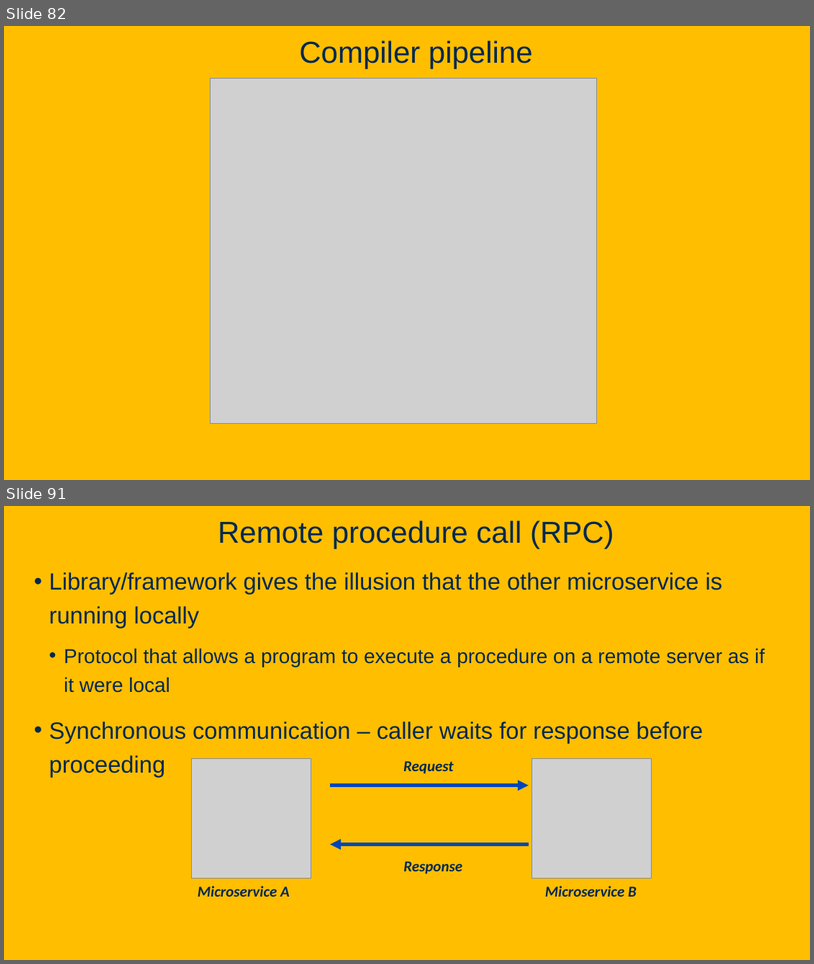
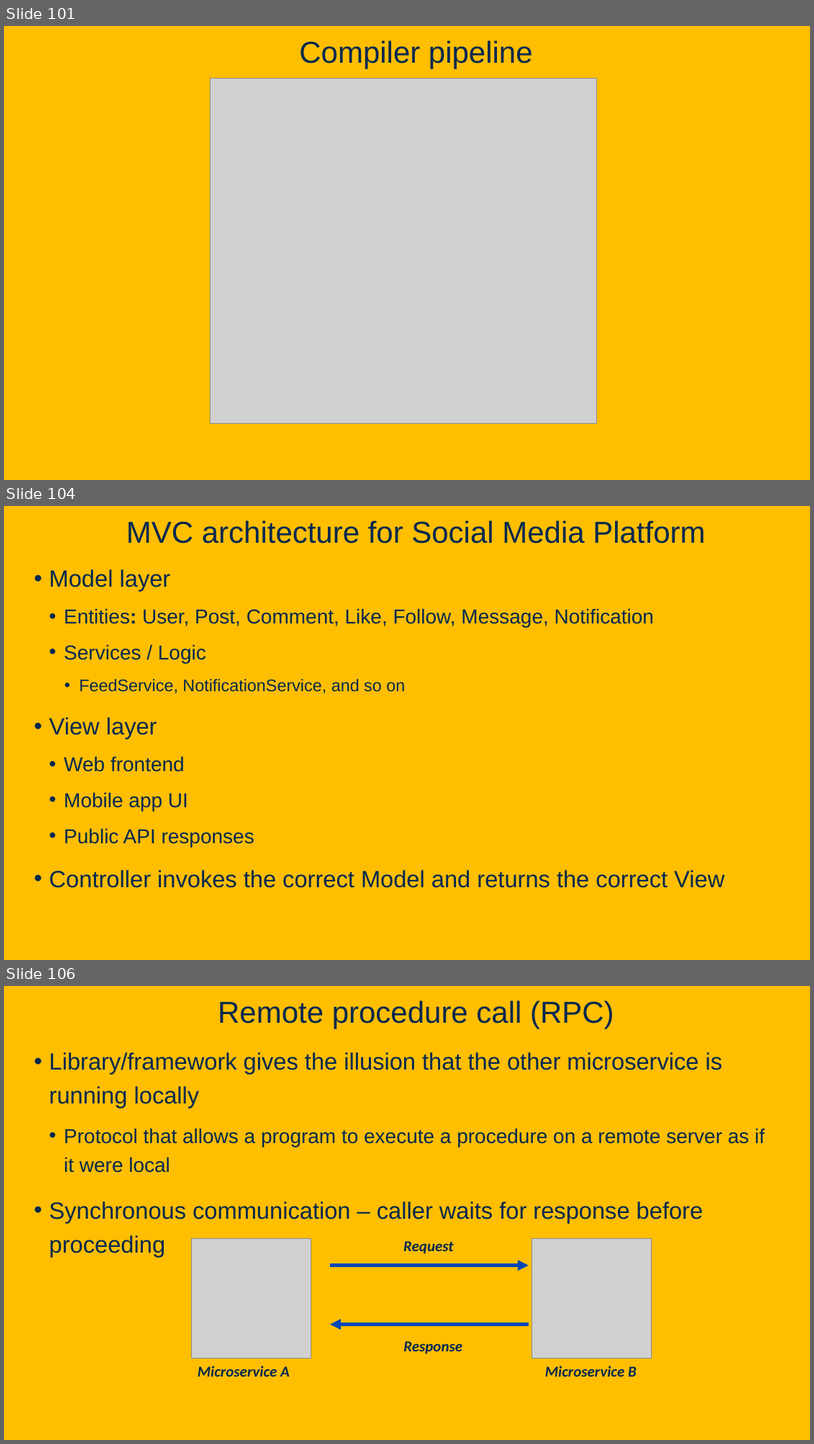
Before and after one commit to davsec-teaching/ecs160-f25, a slide deck: slides/6_software_architecture.pptx. Shown one above the other, each under a label of ours: slides 82 and 91 before the commit, slides 101, 104 and 106 after it; the slides between them are not shown. The pictures are 814x964 and 814x1444 pixels, drawn with LibreOffice and Linux fonts; fonts in the diff are those of the drawing; grey boxes stand for pictures; background and template pictures are left out. Boxes give left, top, right and bottom in pixels: in the first picture for what was removed or moved away, otherwise in the second. Text is boxed around its words. In the diff, an @@ line names an element or a change of style, - is before the commit and + after.

Commit message:
update software architecture slides

```diff
--- a/slides/6_software_architecture.pptx
+++ b/slides/6_software_architecture.pptx
@@ slide 104 added at [4, 506, 810, 960], background picture (left out) @@
@@ title added at [126, 520, 705, 543], 36 pt, text #022850 @@
+MVC architecture for Social Media Platform
@@ text added at [49, 569, 725, 888], 24 pt, text #022850 @@
+• Model layer
+  • Entities: User, Post, Comment, Like, Follow, Message, Notification
+  • Services / Logic
+    • FeedService, NotificationService, and so on
+• View layer
+  • Web frontend
+  • Mobile app UI
+  • Public API responses
+• Controller invokes the correct Model and returns the correct View
@@ what was slide 82 is now slide 101 @@
@@ what was slide 91 is now slide 106 @@
```
Also in this commit, not shown: 9 slides changed, 15 other slides added.
